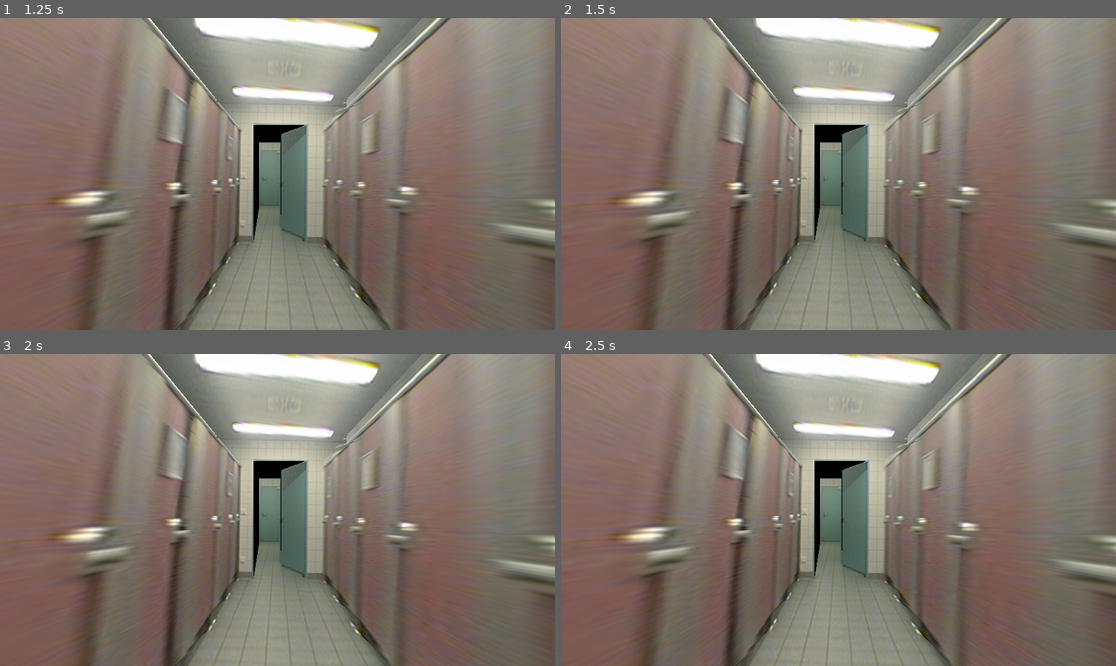
Above: before the commit, frames 1-4 (two rows, left to right).
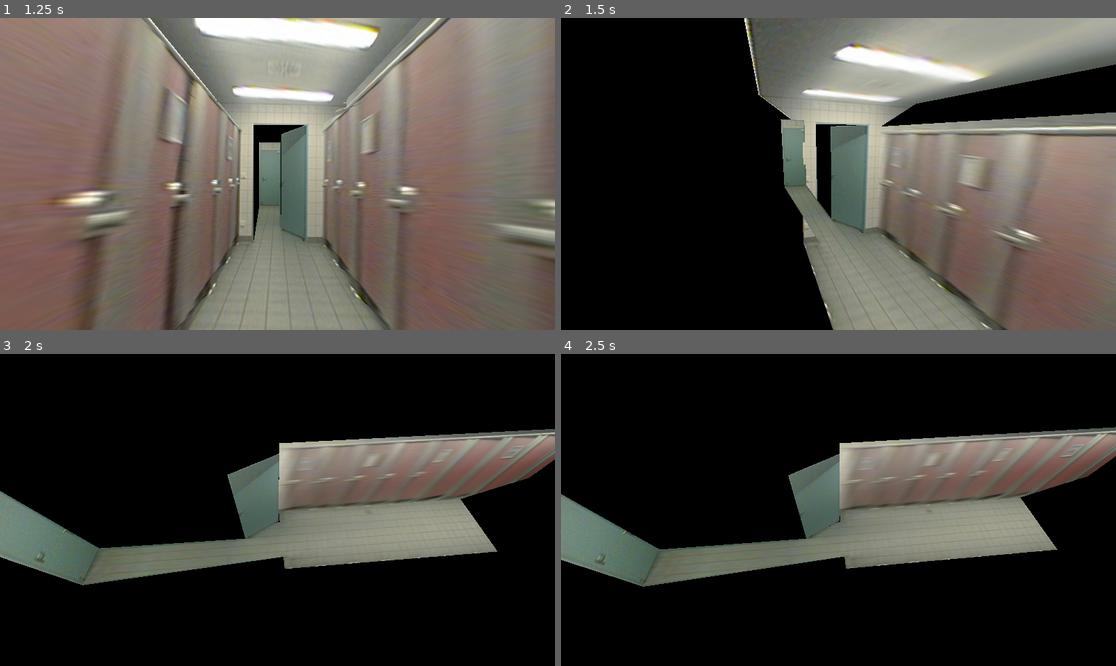
Above: after the commit, the same moments.

Repository: TheiaB/photo-course-game
Game: Godot game, scene res://scenes/archive/bathroom.tscn
The game is run twice, just before and just after one commit, with the same random seed, the same clock (stepped at 60 frames per second) and the same inputs.
Inputs (mouse positions are in pixels of both pictures, inside the frame that each line leads up to):
- Up to frame 1 (1.25 s): tap Enter at 0.5 s; move the mouse to (399, 158) at 0.52 s; hold . (multi_swipe_down_right) from 0.53 s (still down); hold Space (shuffle) from 0.53 s (still down); click (399, 158) at 0.67 s
- Up to frame 2 (1.5 s): release . (multi_swipe_down_right) at 1.25 s; release Space (shuffle) at 1.25 s; drag from (727, 189) to (810, 236) at 1.27 s
- Up to frame 3 (2 s): no input
- Up to frame 4 (2.5 s): move the mouse to (894, 441) at 2.02 s; hold . (multi_swipe_down_right) from 2.03 s (still down); hold Mouse wheel down (pinch_inward) from 2.03 s (still down); click (894, 441) at 2.17 s; tap Space (shuffle) at 2.3 s

Frame 1 is identical in both runs. In frame 2, 70% of the frame differs, in the area x 0-100%, y 0-100%; in frame 3, 93%; in frame 4, 94%.
Error before the commit: Out of bounds get index '0' (on base: 'Array[PackedScene]') (res://scripts/camera-rotation-matrjoschka.gd:93)
Error after the commit: Modulo by zero error in operator '%'. (res://scripts/camera-rotation-matrjoschka.gd:101)

Commit message:
functionality for sky reset and camera position (rough)

Diff:
--- /dev/null
+++ b/config/reset_env.tres
@@ -0,0 +1,12 @@
+[gd_resource type="Environment" load_steps=2 format=3 uid="uid://tytk072efsig"]
+
+[sub_resource type="Sky" id="1"]
+
+[resource]
+background_mode = 1
+sky = SubResource("1")
+glow_intensity = 4.81
+glow_strength = 0.94
+glow_bloom = 0.1
+glow_hdr_threshold = 0.14
+adjustment_enabled = true
--- a/scenes/archive/matrjoschka-scene.tscn
+++ b/scenes/archive/matrjoschka-scene.tscn
@@ -5,7 +5,7 @@
 [ext_resource type="Material" uid="uid://bpa86w88wkv1w" path="res://materials/M_bathroom.tres" id="5_nh8ks"]
 [ext_resource type="PackedScene" uid="uid://brp2xbhv4qjfd" path="res://ui/co-ui.tscn" id="10_m8hu1"]
 [ext_resource type="Texture2D" uid="uid://tcsdcpys4rqw" path="res://materials/T_ka-washing-saloon.png" id="11_6li2i"]
-[ext_resource type="PackedScene" uid="uid://n507djr1qcu1" path="res://scenes/scene-manager.tscn" id="12_nihs3"]
+[ext_resource type="PackedScene" uid="uid://n507djr1qcu1" path="res://scenes/archive/scene-manager.tscn" id="12_nihs3"]
 
 [sub_resource type="SphereShape3D" id="SphereShape3D_bsst8"]
 
--- a/scenes/matrjoschka.tscn
+++ b/scenes/matrjoschka.tscn
@@ -1,16 +1,17 @@
-[gd_scene load_steps=5 format=3 uid="uid://c0rxor6smd3ee"]
+[gd_scene load_steps=6 format=3 uid="uid://c0rxor6smd3ee"]
 
 [ext_resource type="Script" path="res://scripts/camera-rotation-matrjoschka.gd" id="1_4rj1d"]
-[ext_resource type="PackedScene" uid="uid://c8als7qhjy2vx" path="res://scenes/scene-hospital-corridor.tscn" id="3_qohbe"]
+[ext_resource type="PackedScene" uid="uid://qyoapn8qlpuq" path="res://scenes/scenes/scene_hospital_corridor.tscn" id="2_l8au8"]
+[ext_resource type="PackedScene" uid="uid://dil6ylp2y3m8f" path="res://scenes/scenes/scene_hospital_corner.tscn" id="3_kdtkg"]
 [ext_resource type="PackedScene" uid="uid://brp2xbhv4qjfd" path="res://ui/co-ui.tscn" id="10_15jmc"]
-[ext_resource type="PackedScene" uid="uid://8qsnjk5awc87" path="res://scenes/scene-hospital-corner.tscn" id="13_1gbul"]
+[ext_resource type="PackedScene" uid="uid://8qsnjk5awc87" path="res://scenes/scene-default.tscn" id="13_1gbul"]
 
 [node name="Interface-scene" type="Node3D"]
 
 [node name="Manager" type="Marker3D" parent="." node_paths=PackedStringArray("current_scene")]
 script = ExtResource("1_4rj1d")
-scenes = Array[PackedScene]([ExtResource("13_1gbul"), ExtResource("3_qohbe")])
-current_scene = NodePath("../Scene-hospital-corner")
+scenes = Array[PackedScene]([ExtResource("2_l8au8"), ExtResource("3_kdtkg")])
+current_scene = NodePath("../scene-model")
 
 [node name="Camera3D" type="Camera3D" parent="Manager"]
 transform = Transform3D(1, 0, 0, 0, 1, 0, 0, 0, 1, 0, 0, 5)
@@ -18,4 +19,4 @@
 [node name="User-interface-Scene" parent="Manager/Camera3D" instance=ExtResource("10_15jmc")]
 visible = false
 
-[node name="Scene-hospital-corner" parent="." instance=ExtResource("13_1gbul")]
+[node name="scene-model" parent="." instance=ExtResource("13_1gbul")]
--- /dev/null
+++ b/scenes/scenes/scene_hospital_corner.tscn
@@ -0,0 +1,5 @@
+[gd_scene load_steps=2 format=3 uid="uid://dil6ylp2y3m8f"]
+
+[ext_resource type="PackedScene" uid="uid://8qsnjk5awc87" path="res://scenes/scene-default.tscn" id="1_1fi83"]
+
+[node name="Scene-hospital-corner" instance=ExtResource("1_1fi83")]
--- /dev/null
+++ b/scenes/scenes/scene_hospital_corridor.tscn
@@ -0,0 +1,17 @@
+[gd_scene load_steps=4 format=3 uid="uid://qyoapn8qlpuq"]
+
+[ext_resource type="PackedScene" uid="uid://8qsnjk5awc87" path="res://scenes/scene-default.tscn" id="1_wisrv"]
+[ext_resource type="ArrayMesh" uid="uid://d2u3vhl8qxgwi" path="res://models/250131-hospital-corridor.obj" id="2_7pveg"]
+[ext_resource type="Material" uid="uid://c3fjovrae3hg5" path="res://materials/M_hospital-corridor.tres" id="3_nywro"]
+
+[node name="Scene-hospital-corner" instance=ExtResource("1_wisrv")]
+
+[node name="Camera3D" parent="." index="0"]
+transform = Transform3D(0.35172, 0.0134861, -0.936008, -0.0104712, 0.999891, 0.0104718, 0.936047, 0.00611801, 0.351822, -7.61, 0.239, 2.784)
+fov = 40.7
+
+[node name="MeshInstance3D" parent="." index="1"]
+mesh = ExtResource("2_7pveg")
+surface_material_override/0 = ExtResource("3_nywro")
+surface_material_override/1 = ExtResource("3_nywro")
+surface_material_override/2 = ExtResource("3_nywro")
--- a/scripts/camera-rotation-matrjoschka.gd
+++ b/scripts/camera-rotation-matrjoschka.gd
@@ -14,6 +14,9 @@
 @export var scenes : Array[PackedScene] = []
 var scene_int := 0
 @export var current_scene:Node
+
+@export var default_env:Environment = preload("res://config/default_env.tres")
+@export var reset_env:Environment = preload("res://config/reset_env.tres")
 
 # Called when the node enters the scene tree for the first time.
 func _ready():
@@ -54,7 +57,7 @@
 		pass
 
 	if event is InputEventScreenPinch:
-		usingTouch = true
+		# usingTouch = true
 		pinching = true
 		dragging = false
 		if(pinchStartDist == 0.0):
@@ -87,25 +90,29 @@
 			#zoom_level += 1
 			desired_zoom = clamp(desired_zoom - 0.1, zoom_min, zoom_max)
 
+	# --------------- TEMPROARY: reset black bg
+	if(camera.environment == reset_env):
+		camera.environment = default_env
+	# --------------- TEMPORARY: switch scene on click space
 	if event.is_action_pressed('shuffle'):
 		print('space')
-		print(scenes)
-		var newscene = scenes[scene_int].instantiate()
-		add_child(newscene)
-		var scene = PackedScene.new()
-		# current_scene.replace_by(scenes[scene_int])
+
+		# Load new scene
+		var new_scene = scenes[scene_int % scenes.size()].instantiate()
+		get_parent_node_3d().add_child(new_scene)
 		scene_int+=1
 
+		# remove old scene
+		current_scene.free()
+		current_scene = new_scene
 
-		# current_model = (current_model + 1) % models.size()
-		# var material = models.get(models.keys()[current_model])
-		# var model = models.keys()[current_model]
-
-		# mesh_placeholder.mesh = model
-		# mesh_placeholder.material_override = material
-
-		pass
-
+		for child in current_scene.get_children():
+			if child is Camera3D:
+				self.rotation = child.rotation
+				camera.global_transform = child.transform
+				desired_zoom = camera.position.z # auto prevent zooming back
+				camera.fov = child.fov
+				camera.environment = reset_env
 
 	# Dragging - start
 	if event is InputEventSingleScreenTouch:
@@ -132,6 +139,12 @@
 		mouse_change = mouse_start - mouse_now
 		mouse_start = mouse_now
 
+		print('mouse drag')
+		# same as below: Move and Rotate
+		lerped_change = lerped_change.lerp(mouse_change,0.1)
+		rotate(v_up,clamp(rotation_amount * lerped_change[0],-.05,.05))
+		rotate_object_local(v_right,clamp(rotation_amount * lerped_change[1],-.05,.05))
+
 	# reset when let go
 	if dragging:
 		dragging = false
@@ -139,7 +152,7 @@
 		mouse_change = Vector2(0,0)
 	if pinching:
 		mouse_change = Vector2(0,0)
-	else:
+	else: # Move and Rotate
 		# lerped rotation
 		lerped_change = lerped_change.lerp(mouse_change,0.1)
 		# apply rotation (by 2 axes)
@@ -151,5 +164,3 @@
 	camera.position.z = lerp(camera.position.z,
 		clamp(start_zoom + desired_zoom, zoom_min, zoom_max), # zoom dist is clamped
 		0.1)
-
-	# zoom
Renamed: scenes/scene-hospital-corridor.tscn -> scenes/archive/scene-hospital-corridor.tscn
Renamed: scenes/scene-manager.tscn -> scenes/archive/scene-manager.tscn
Renamed: scenes/scene-hospital-corner.tscn -> scenes/scene-default.tscn
Not shown, added: scenes/mat1A44.tmp
Not shown, added: scenes/mat62C.tmp
